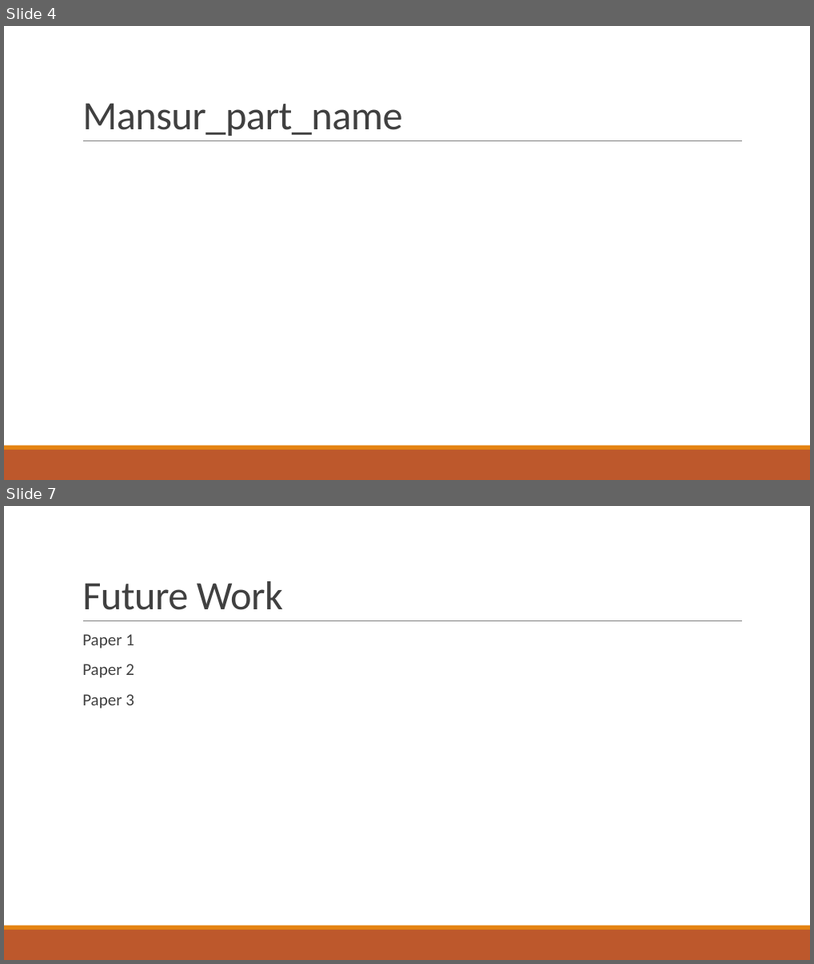
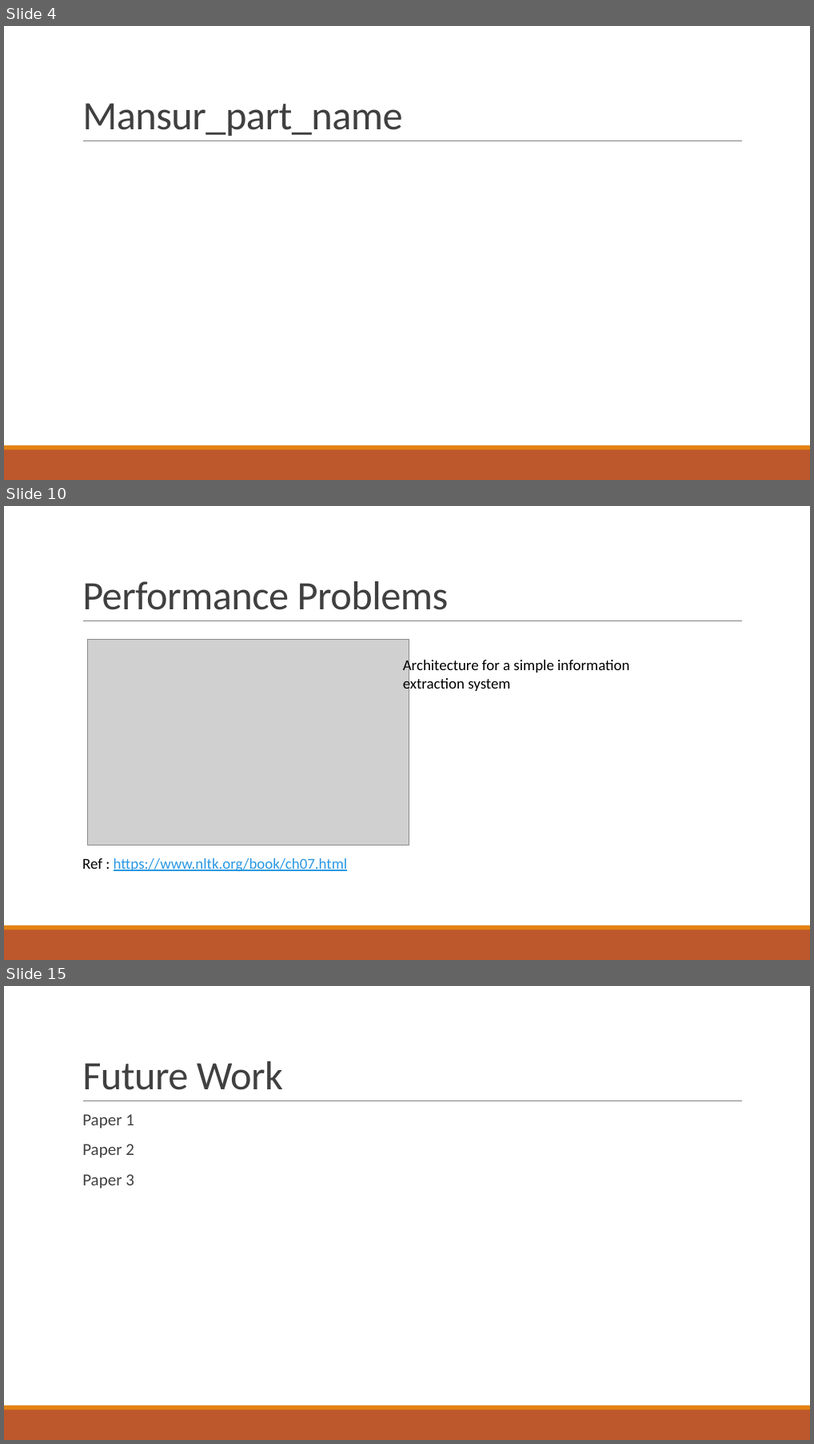
Before and after one commit to abdullahyldz/Cmpe493TermProject, a slide deck: Slides/Abdullah Yıldız.pptx. Shown one above the other, each under a label of ours: slides 4 and 7 before the commit, slides 4, 10 and 15 after it; the slides between them are not shown. The pictures are 814x964 and 814x1444 pixels, drawn with LibreOffice and Linux fonts; fonts in the diff are those of the drawing; grey boxes stand for pictures. Boxes give left, top, right and bottom in pixels: in the first picture for what was removed or moved away, otherwise in the second. Text is boxed around its words. In the diff, an @@ line names an element or a change of style, - is before the commit and + after.

```diff
--- a/Slides/Abdullah Yıldız.pptx
+++ b/Slides/Abdullah Yıldız.pptx
@@ slide 10 added at (x1=4, y1=506, x2=810, y2=960), background #FFFFFF; not listed: 3 template elements that a slide beside it also shows @@
@@ rectangle added at (x1=4, y1=516, x2=6, y2=527), fill #FFFFFF @@
@@ title added at (x1=82, y1=581, x2=449, y2=610), 48 pt, text #404040 @@
+Performance Problems
@@ picture added at (x1=88, y1=639, x2=410, y2=844) @@
@@ text added at (x1=403, y1=658, x2=630, y2=692), 18 pt, text #000000 @@
+Architecture for a simple information extraction system
@@ text added at (x1=82, y1=858, x2=348, y2=872), 18 pt, text #2998E3, underline @@
+Ref : https://www.nltk.org/book/ch07.html
@@ what was slide 7 is now slide 15 @@
```
Also in this commit, not shown: 9 other slides added, 2 slides removed.
